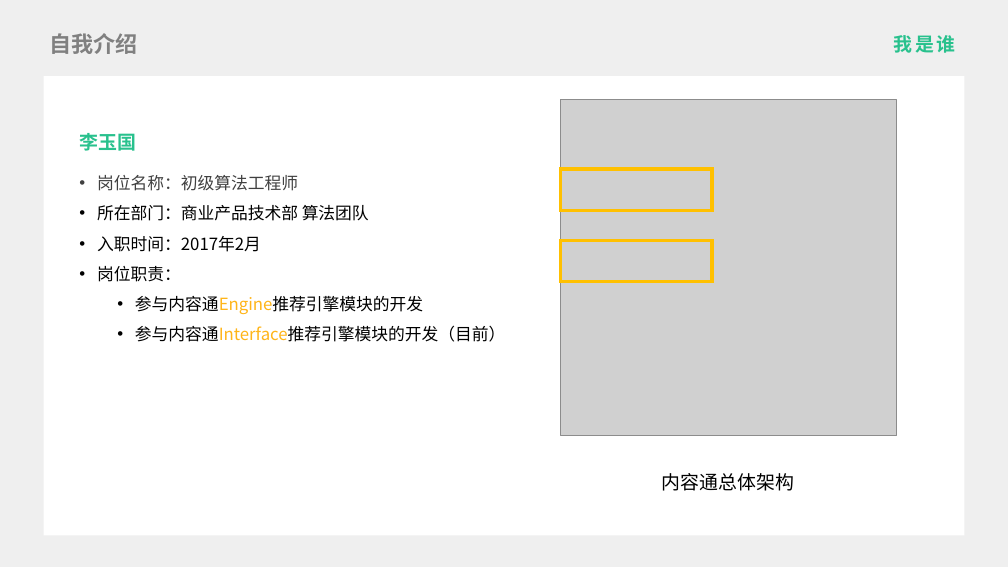
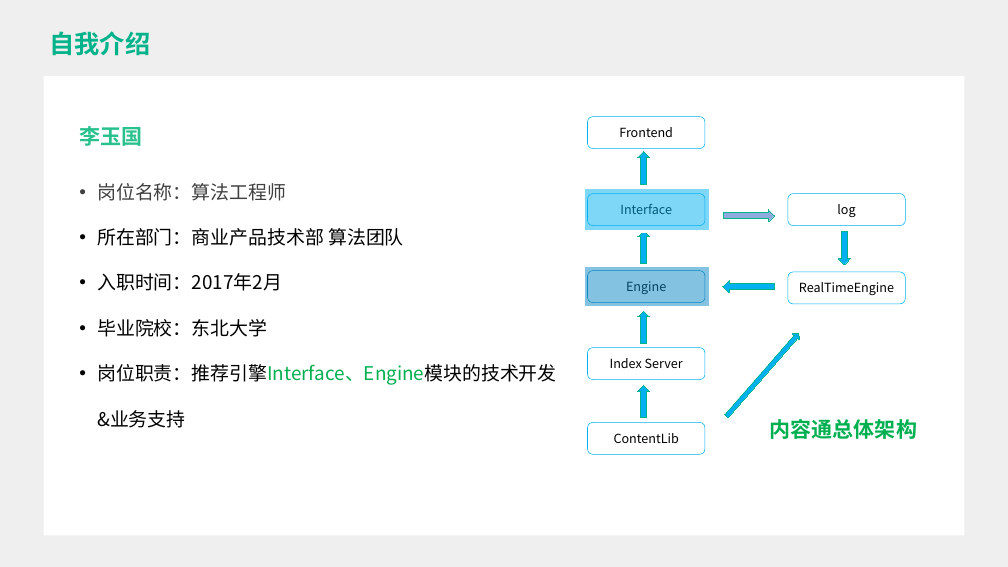
Before and after one commit to liygcoder/workerspace, a slide deck: slide 4 of ppt.pptx. Drawn at 1008x567 pixels with LibreOffice and Linux fonts; fonts in the diff are those of the drawing; grey boxes stand for pictures. Boxes give left, top, right and bottom in pixels: in the first picture for what was removed or moved away, otherwise in the second. Text is boxed around its words. In the diff, an @@ line names an element or a change of style, - is before the commit and + after.

```diff
--- a/ppt.pptx
+++ b/ppt.pptx
@@ title "自我介绍" at (50, 31, 151, 56): size 21 to 24 pt, text colour #808080 to #00B38A @@
@@ subtitle removed at (894, 35, 955, 53) @@
-我是谁
@@ text "李玉国": place and size @@
-text "李玉国" at (79, 133, 505, 342)
+text "李玉国" at (79, 126, 557, 428)
@@ picture removed at (561, 100, 897, 436) @@
@@ text at (79, 126, 404, 291): size 18 to 20 pt in "李玉国"; size 16 to 18 pt in "所在部门：商业产品技术部 算法团队", "入职时间：2017年2月"; line spacing 1.5 to 2 @@
@@ text at (97, 183, 286, 201): text changed; size 16 to 18 pt @@
-• 岗位名称：初级算法工程师
+• 岗位名称：算法工程师
@@ rectangle: place and size @@
-rectangle at (561, 169, 712, 211)
+rectangle at (583, 188, 710, 231)
@@ rectangle at (583, 188, 710, 231): fill none to #00B0F0 at 50% opacity; outline #FFC000 3 pt to #FFFFFF 3 pt @@
@@ rectangle: place and size @@
-rectangle at (561, 240, 712, 282)
+rectangle at (584, 266, 711, 308)
@@ rectangle at (584, 266, 711, 308): fill none to #0887C2 at 50% opacity; outline #FFC000 3 pt to #FFFFFF 3 pt @@
@@ text at (97, 319, 557, 428): text changed; size 16 to 18 pt @@
-• 岗位职责：
-  • 参与内容通Engine推荐引擎模块的开发
-  • 参与内容通Interface推荐引擎模块的开发（目前）
+• 毕业院校：东北大学
+• 岗位职责：推荐引擎Interface、Engine模块的技术开发&业务支持
@@ group added at (588, 116, 905, 454): 8 right arrows, 7 rounded rectangles @@
+Frontend
+Interface
+Engine
+Index Server
+ContentLib
+log
+RealTimeEngine
@@ text "内容通总体架构": place and size @@
-text "内容通总体架构" at (662, 473, 794, 491)
+text "内容通总体架构" at (770, 419, 917, 439)
@@ text "内容通总体架构" at (770, 419, 917, 439): size 18 to 20 pt, text colour #000000 to #00B050, bold on @@
```
Also in this commit, not shown: 9 other slides changed, 7 slides added, 4 slides removed.
